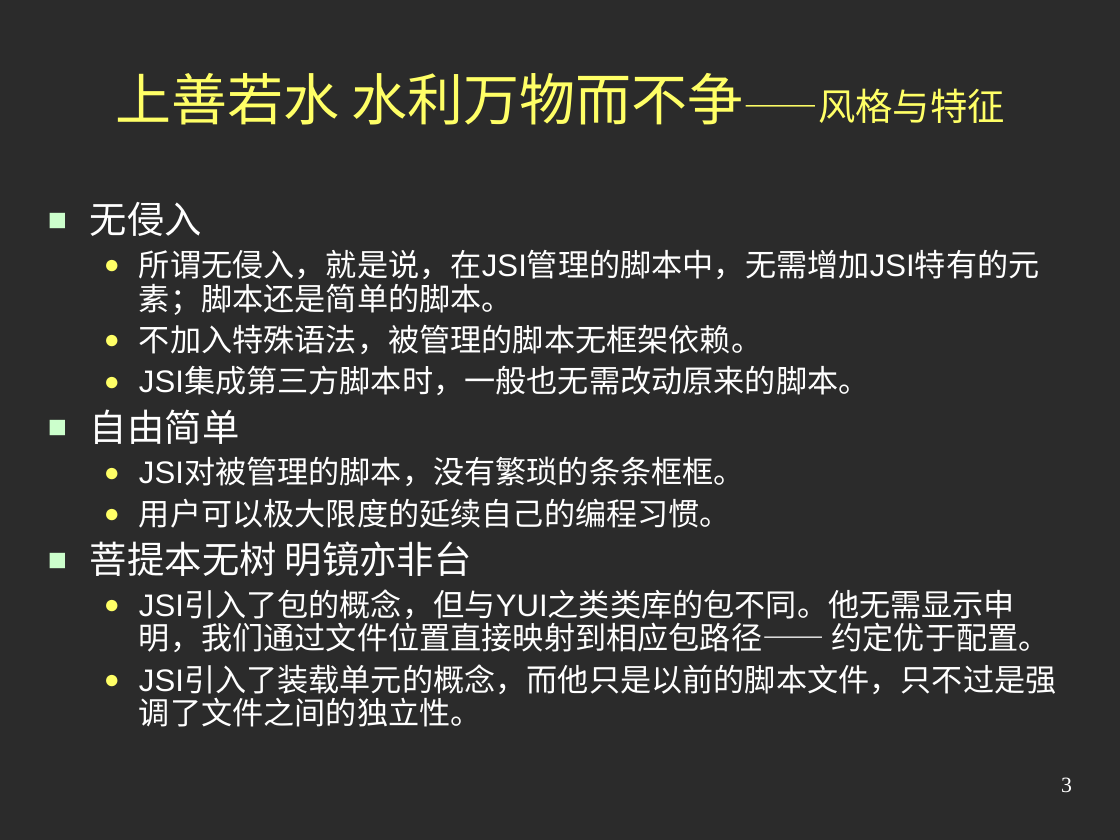
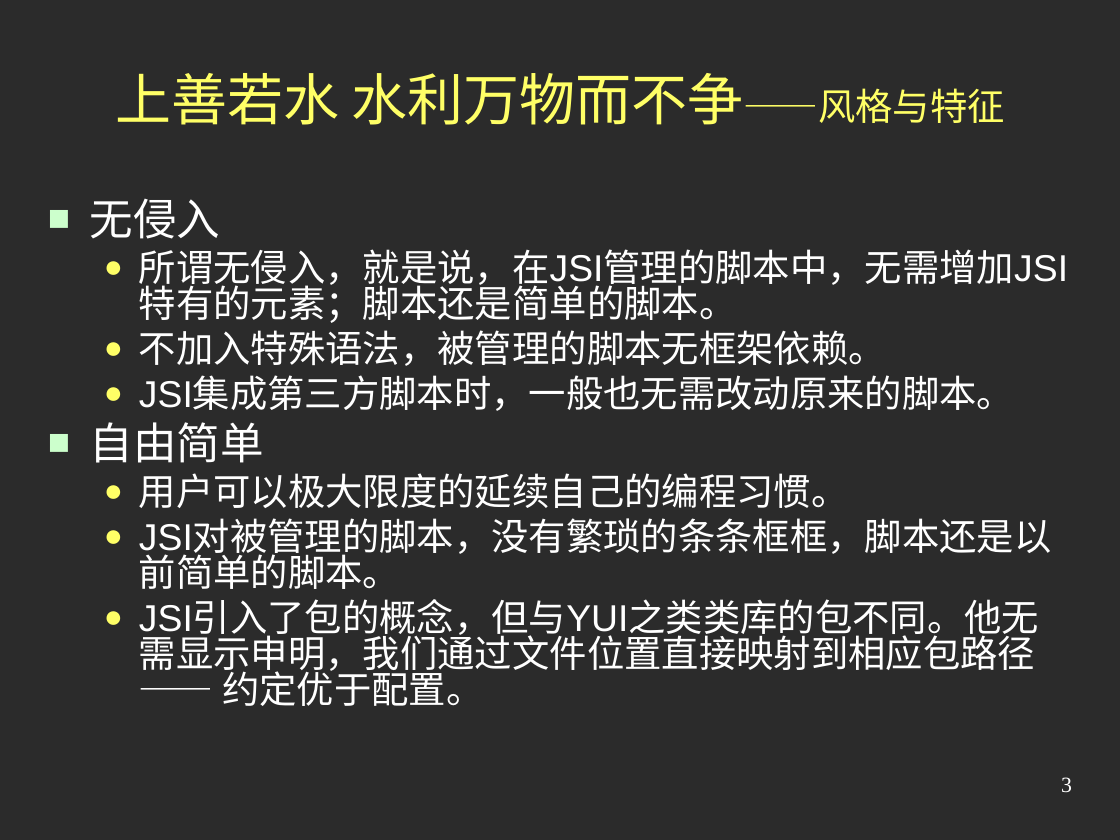
Before and after one commit to jindw/jsi, a slide deck: slide 3 of trunk/JSI2/web/doc/Preview2.ppt. Drawn at 1120x840 pixels with LibreOffice and Linux fonts; fonts in the diff are those of the drawing; background and template pictures are left out; a plain dark background stands for a picture behind light text. Boxes give left, top, right and bottom in pixels: in the first picture for what was removed or moved away, otherwise in the second. Text is boxed around its words. In the diff, an @@ line names an element or a change of style, - is before the commit and + after.

```diff
--- a/trunk/JSI2/web/doc/Preview2.ppt
+++ b/trunk/JSI2/web/doc/Preview2.ppt
@@ text at (90, 199, 1068, 706): size 24 to 28 pt in "无侵入", "自由简单"; size 20 to 24 pt in "所谓无侵入，就是说，在JSI管理的脚本中，无需增加JSI特有的元素；脚本还是简单的脚本。", "不加入特殊语法，被管理的脚本无框架依赖。", "JSI集成第三方脚本时，一般也无需改动原来的脚本。", "用户可以极大限度的延续自己的编程习惯。" and 1 more places; line spacing 0.9 to 0.8; more space between paragraphs @@
@@ text at (139, 459, 745, 486): paragraph removed @@
-  ● JSI对被管理的脚本，没有繁琐的条条框框。
@@ text at (139, 521, 1052, 589): text changed @@
-■ 菩提本无树 明镜亦非台
+  ● JSI对被管理的脚本，没有繁琐的条条框框，脚本还是以前简单的脚本。
@@ text at (139, 666, 1057, 727): paragraph removed @@
-  ● JSI引入了装载单元的概念，而他只是以前的脚本文件，只不过是强调了文件之间的独立性。
```
Also in this commit, not shown: 5 other slides changed, 5 other files.
